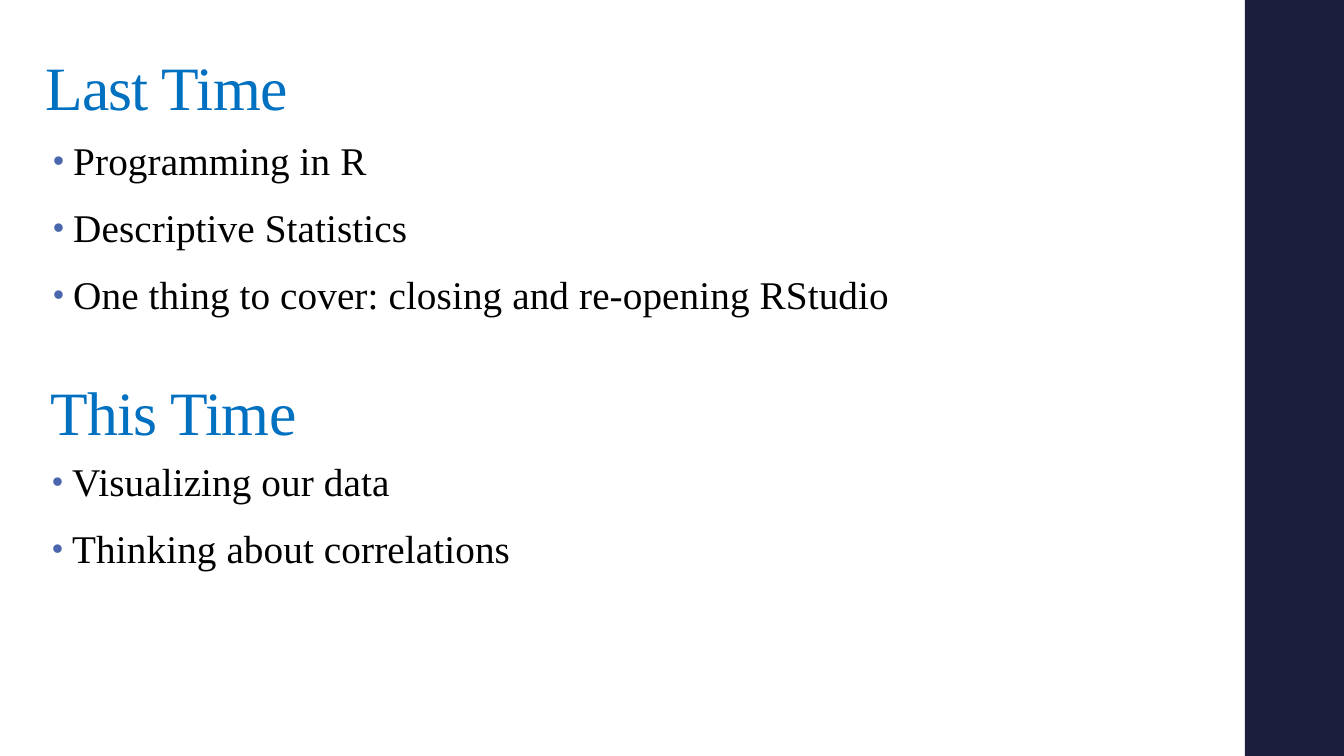
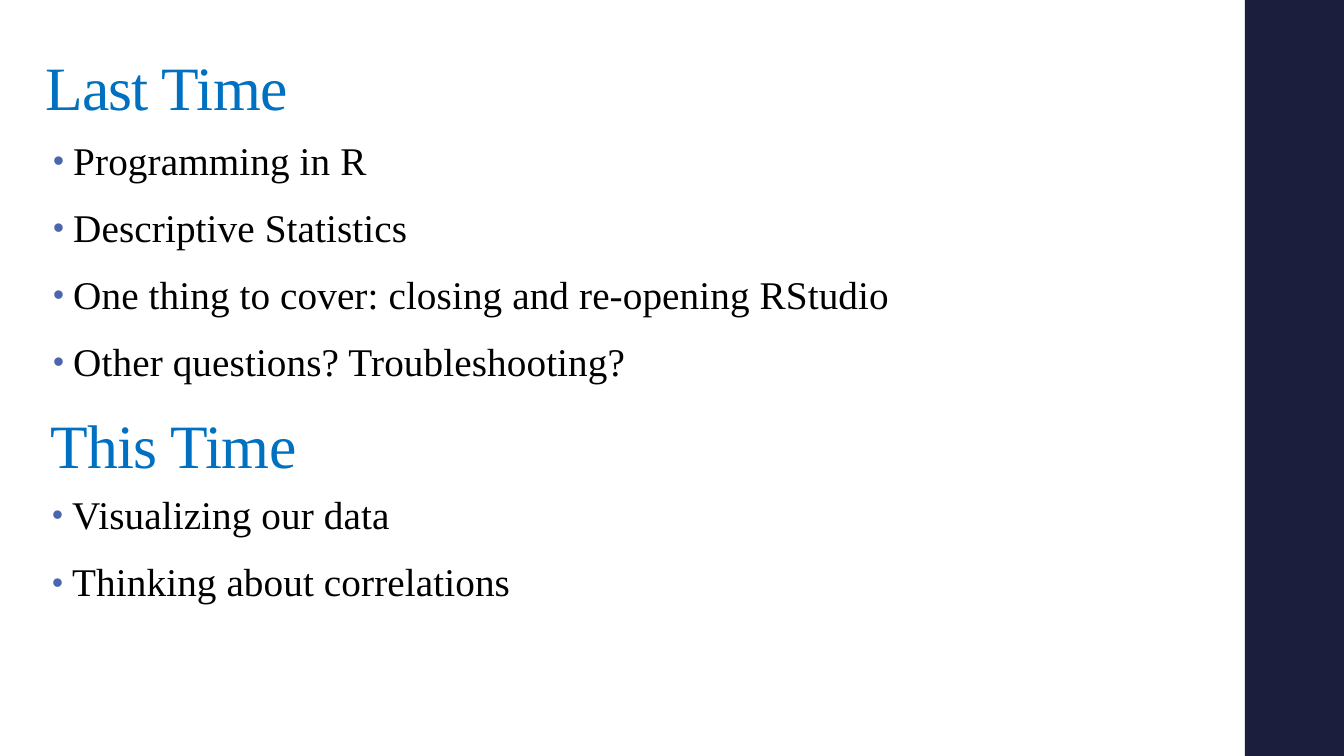
Before and after one commit to alex-hoagland/HAD5772, a slide deck: slide 2 of Lectures/Lecture03_Correlations/Lecture3_Correlations.pptx. Drawn at 1344x756 pixels with LibreOffice and Linux fonts; fonts in the diff are those of the drawing. Boxes give left, top, right and bottom in pixels: in the first picture for what was removed or moved away, otherwise in the second. Text is boxed around its words. In the diff, an @@ line names an element or a change of style, - is before the commit and + after.

```diff
--- a/Lectures/Lecture03_Correlations/Lecture3_Correlations.pptx
+++ b/Lectures/Lecture03_Correlations/Lecture3_Correlations.pptx
@@ text at bbox=[73, 348, 624, 384]: paragraph added @@
+• Other questions? Troubleshooting?
@@ text "This Time": place and size @@
-text "This Time" at bbox=[50, 392, 297, 436]
+text "This Time" at bbox=[50, 425, 297, 469]
@@ text "Visualizing our data": place and size @@
-text "Visualizing our data" at bbox=[72, 468, 510, 570]
+text "Visualizing our data" at bbox=[72, 501, 510, 604]
```
Also in this commit, not shown: 9 other slides changed, 2 slides added, 4 slides removed, 11 other files.
